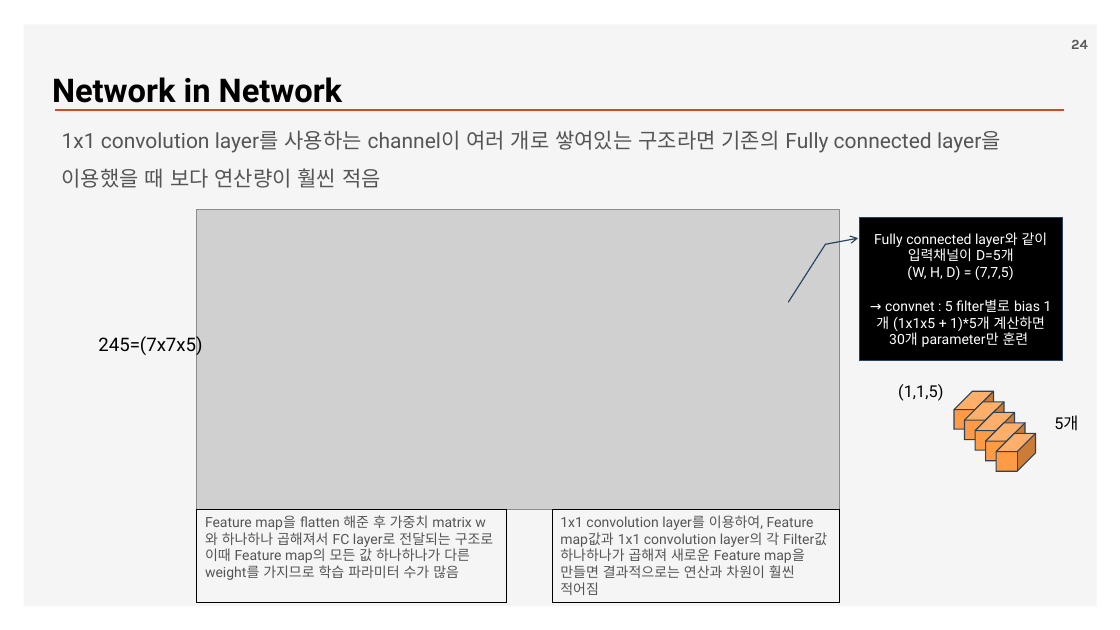
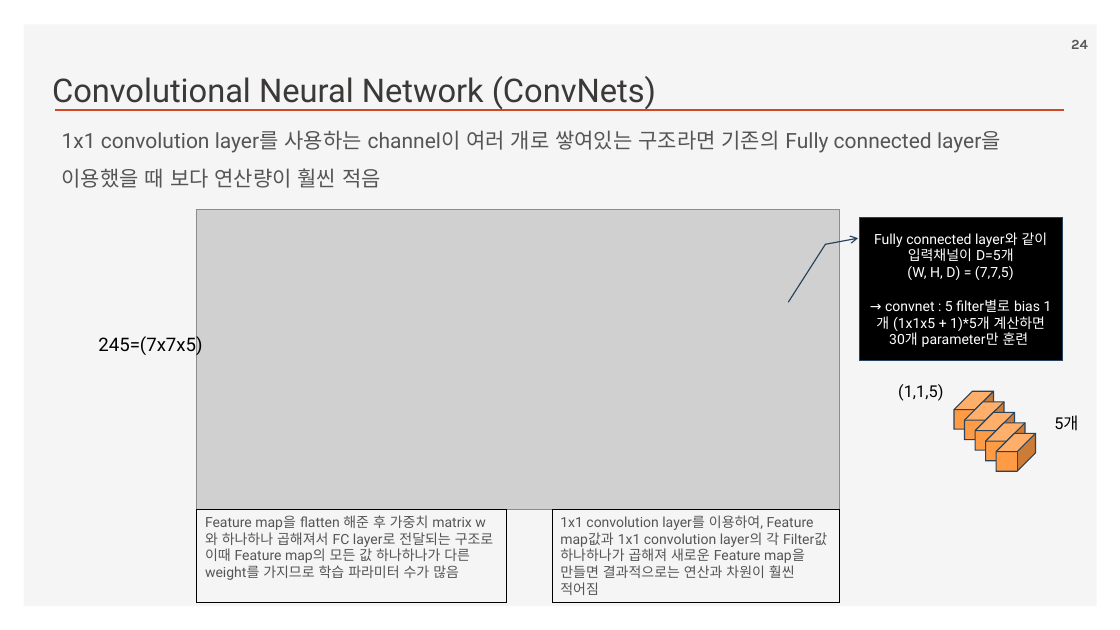
Before and after one commit to ancestor9/2026_Fall_Deep-Learning-with-Python, a slide deck: slide 24 of Chapter 09 ConvNet architecture patterns.pptx. Drawn at 1120x630 pixels with LibreOffice and Linux fonts; fonts in the diff are those of the drawing; grey boxes stand for pictures; background and template pictures are left out. Boxes give left, top, right and bottom in pixels: in the first picture for what was removed or moved away, otherwise in the second. Text is boxed around its words. In the diff, an @@ line names an element or a change of style, - is before the commit and + after.

```diff
--- a/Chapter 09 ConvNet architecture patterns.pptx
+++ b/Chapter 09 ConvNet architecture patterns.pptx
@@ text at [52,76,656,110]: text changed; text colour #000000 to #3B3838; bold off @@
-Network in Network
+Convolutional Neural Network (ConvNets)
```
